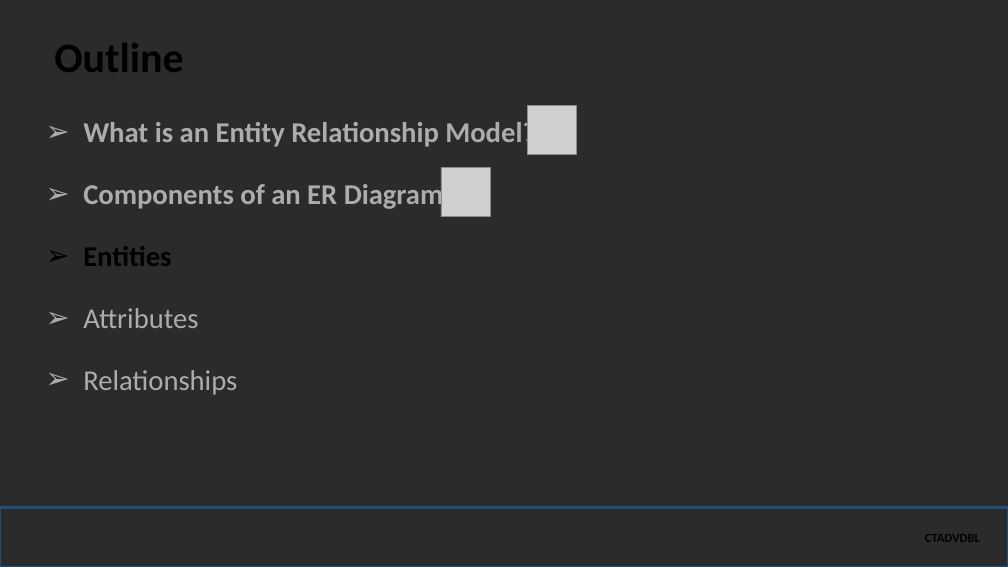
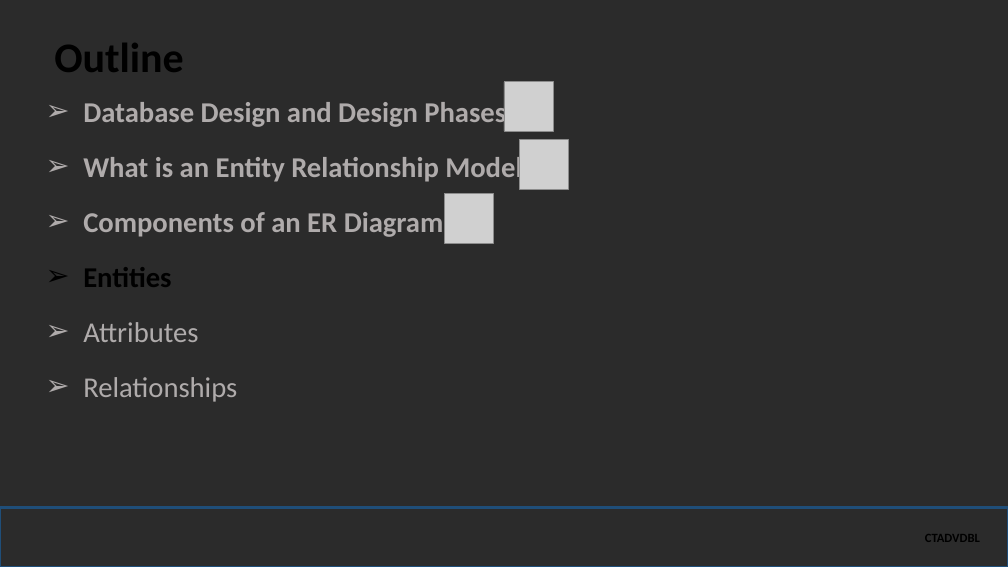
Before and after one commit to robitussin/CTADVDBL, a slide deck: slide 16 of Part 2 - Database Design/powerpoint/Entity Relationship Model.pptx (slide 13 before the commit). Drawn at 1008x567 pixels with LibreOffice and Linux fonts; fonts in the diff are those of the drawing; grey boxes stand for pictures; background and template pictures are left out; a plain dark background stands for a picture behind light text. Boxes give left, top, right and bottom in pixels: in the first picture for what was removed or moved away, otherwise in the second. Text is boxed around its words. In the diff, an @@ line names an element or a change of style, - is before the commit and + after.

```diff
--- a/Part 2 - Database Design/powerpoint/Entity Relationship Model.pptx
+++ b/Part 2 - Database Design/powerpoint/Entity Relationship Model.pptx
@@ picture: place and size @@
-picture at [527,105,576,154]
+picture at [504,82,554,131]
@@ text at [83,98,506,129]: paragraph added @@
+➢ Database Design and Design Phases
@@ picture: place and size @@
-picture at [441,167,490,216]
+picture at [520,140,569,189]
@@ text at [83,153,535,402]: line spacing 0.9 to 0.8 @@
@@ picture added at [445,194,494,243] @@
```
Also in this commit, not shown: 4 other slides changed, 3 slides added.
